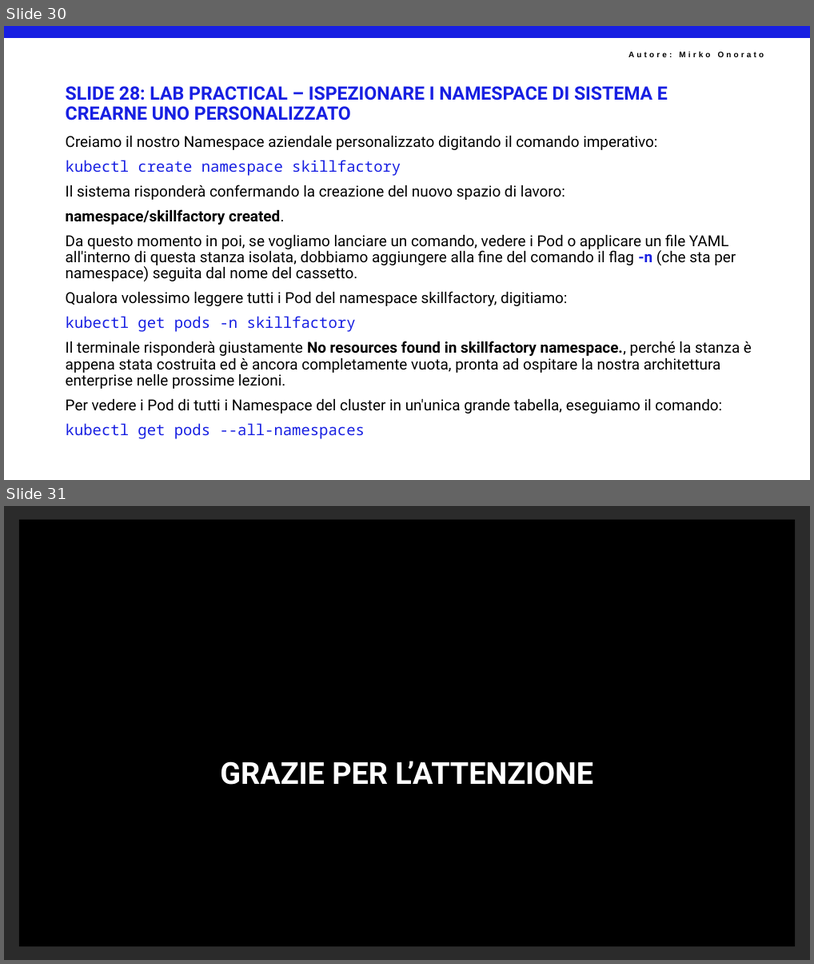
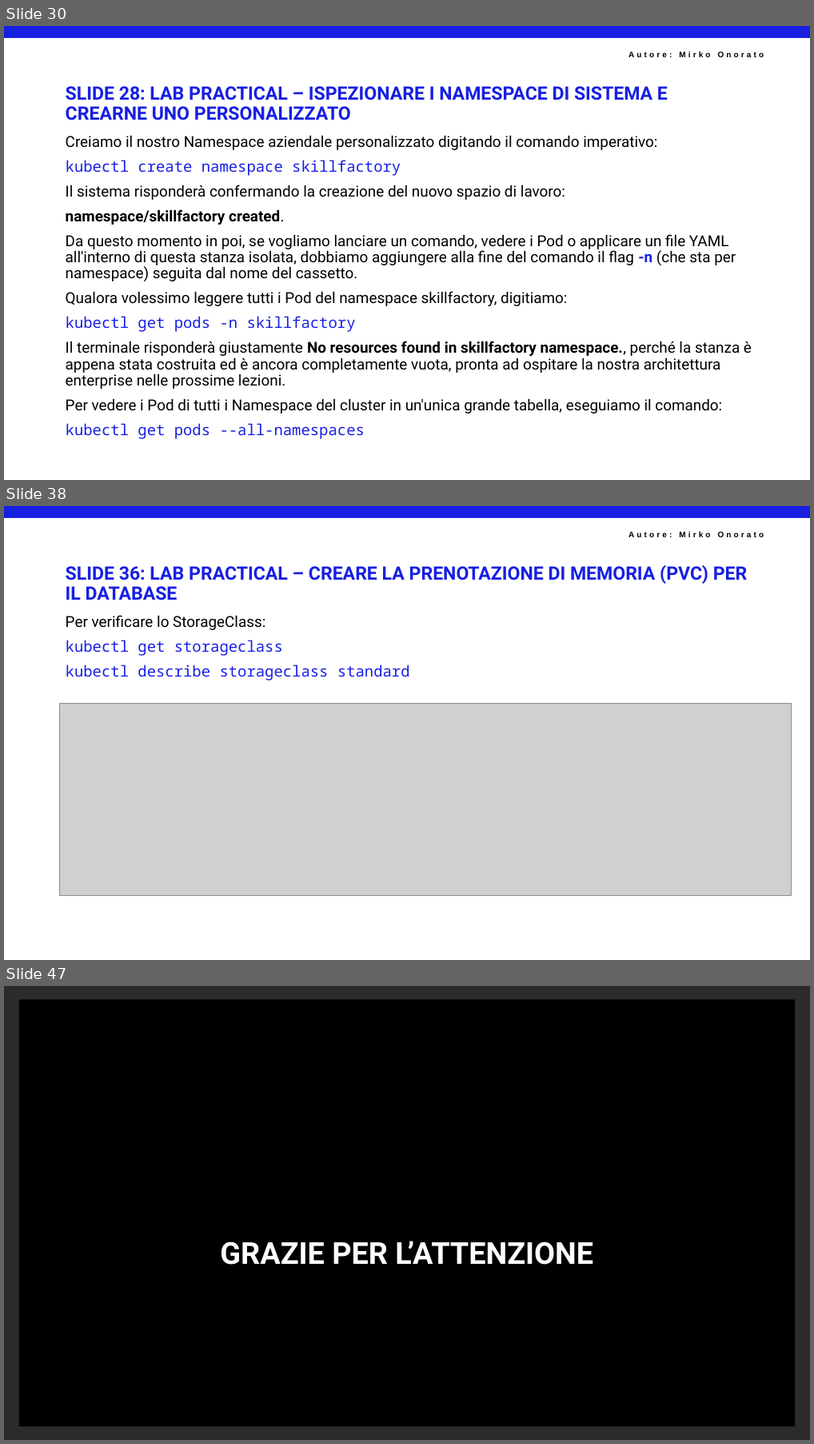
Before and after one commit to mirkoSkF/Docker-Slides, a slide deck: 5 - IL NETWORKING DI KUBERNETES E I SERVICE (L'ANIMA DELLA RETE).pptx. Shown one above the other, each under a label of ours: slides 30 and 31 before the commit, slides 30, 38 and 47 after it; the slides between them are not shown. The pictures are 814x964 and 814x1444 pixels, drawn with LibreOffice and Linux fonts; fonts in the diff are those of the drawing; grey boxes stand for pictures; background and template pictures are left out; a plain dark background stands for a picture behind light text. Boxes give left, top, right and bottom in pixels: in the first picture for what was removed or moved away, otherwise in the second. Text is boxed around its words. In the diff, an @@ line names an element or a change of style, - is before the commit and + after.

```diff
--- a/5 - IL NETWORKING DI KUBERNETES E I SERVICE (L'ANIMA DELLA RETE).pptx
+++ b/5 - IL NETWORKING DI KUBERNETES E I SERVICE (L'ANIMA DELLA RETE).pptx
@@ slide 38 added at [4,506,810,960], background #FFFFFF; not listed: 2 template elements that a slide beside it also shows @@
@@ title added at [66,565,748,600], 22 pt, text #171FE2, bold @@
+SLIDE 36: LAB PRACTICAL – CREARE LA PRENOTAZIONE DI MEMORIA (PVC) PER IL DATABASE
@@ text added at [66,615,410,680], 18 pt, text #171FE2 @@
+Per verificare lo StorageClass:
+kubectl get storageclass
+kubectl describe storageclass standard
@@ picture added at [60,703,792,896] @@
@@ what was slide 31 is now slide 47 @@
```
Also in this commit, not shown: 3 slides changed, 15 other slides added.
